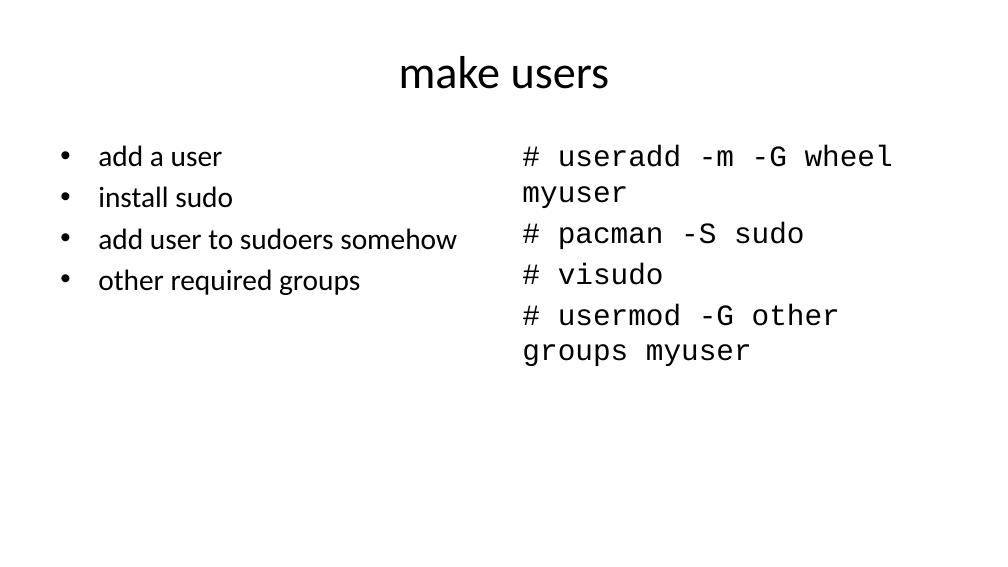
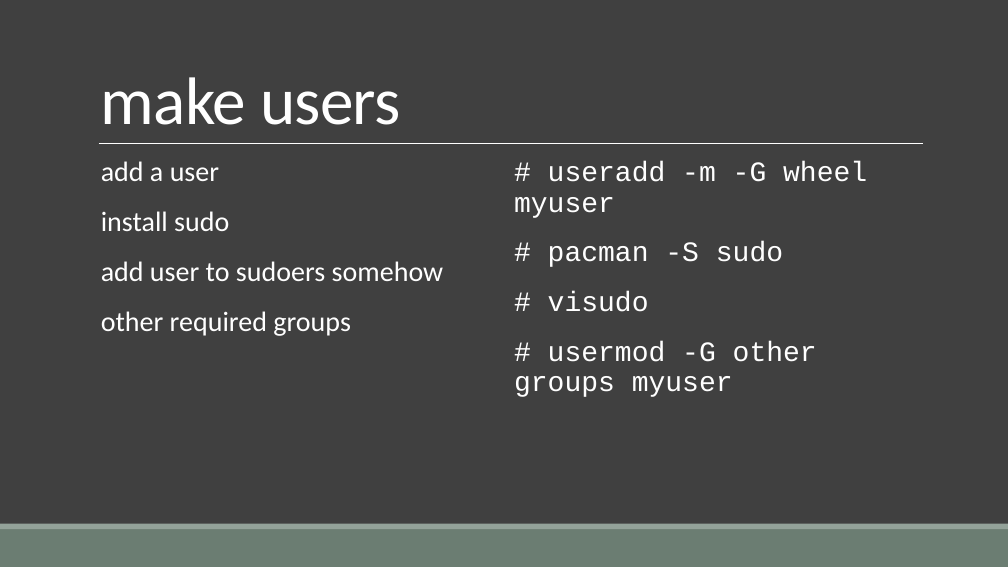
Before and after one commit to dhelgerson/oss-club, a slide deck: slide 21 of archinstall.pptx. Drawn at 1008x567 pixels with LibreOffice and Linux fonts; fonts in the diff are those of the drawing. Boxes give left, top, right and bottom in pixels: in the first picture for what was removed or moved away, otherwise in the second. Text is boxed around its words. In the diff, an @@ line names an element or a change of style, - is before the commit and + after.

```diff
--- a/archinstall.pptx
+++ b/archinstall.pptx
@@ background #FFFFFF to #404040 @@
@@ title "make users": place and size @@
-title "make users" at bbox=[399, 56, 610, 89]
+title "make users" at bbox=[101, 77, 401, 125]
@@ title "make users" at bbox=[101, 77, 401, 125]: size 33 to 48 pt, text colour #000000 to #FFFFFF, letter spacing 0 to -0.5 pt; alignment centre to left; line spacing 1 to 0.85; vertical alignment middle to bottom @@
@@ line added from (99, 144) to (922, 144), #FFFFFF 0.5 pt @@
@@ text "add a user": place and size @@
-text "add a user" at bbox=[98, 145, 457, 295]
+text "add a user" at bbox=[101, 161, 444, 336]
@@ text "add a user" at bbox=[101, 161, 444, 336]: size 21 to 20 pt, text colour #000000 to #FFFFFF; bullet • to  ; line spacing 1 to 0.9; more space between paragraphs @@
@@ text "# useradd -m -G wheel ...": place and size @@
-text "# useradd -m -G wheel ..." at bbox=[522, 145, 893, 366]
+text "# useradd -m -G wheel ..." at bbox=[514, 162, 867, 397]
@@ text "# useradd -m -G wheel ..." at bbox=[514, 162, 867, 397]: size 21 to 20 pt, text colour #000000 to #FFFFFF; line spacing 1 to 0.9; more space between paragraphs @@
@@ rectangle added at bbox=[0, 529, 1008, 567], fill #6B7D72 @@
@@ rectangle added at bbox=[0, 524, 1008, 529], fill #93A299 @@
```
Also in this commit, not shown: 23 other slides changed.
